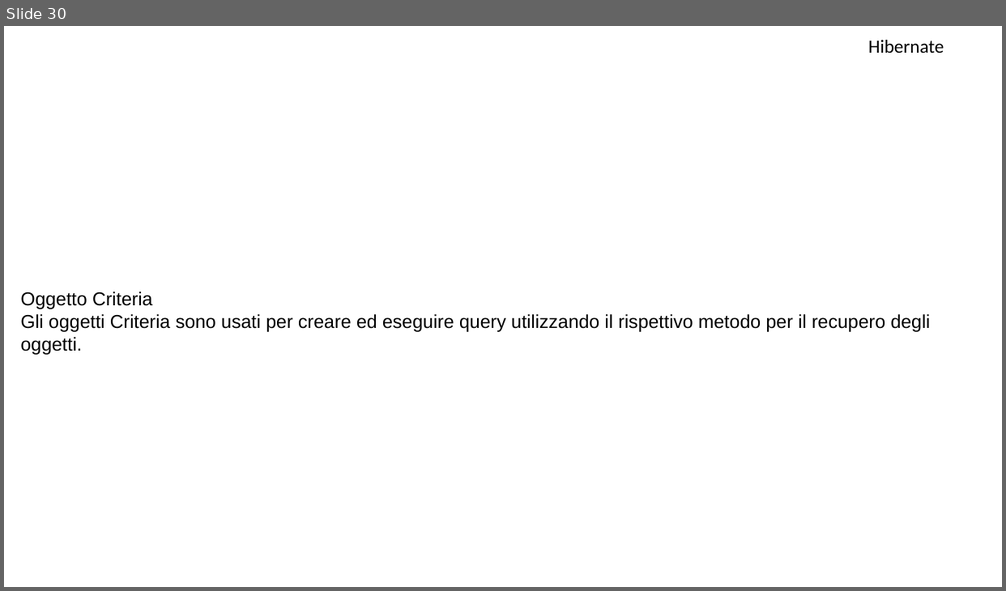
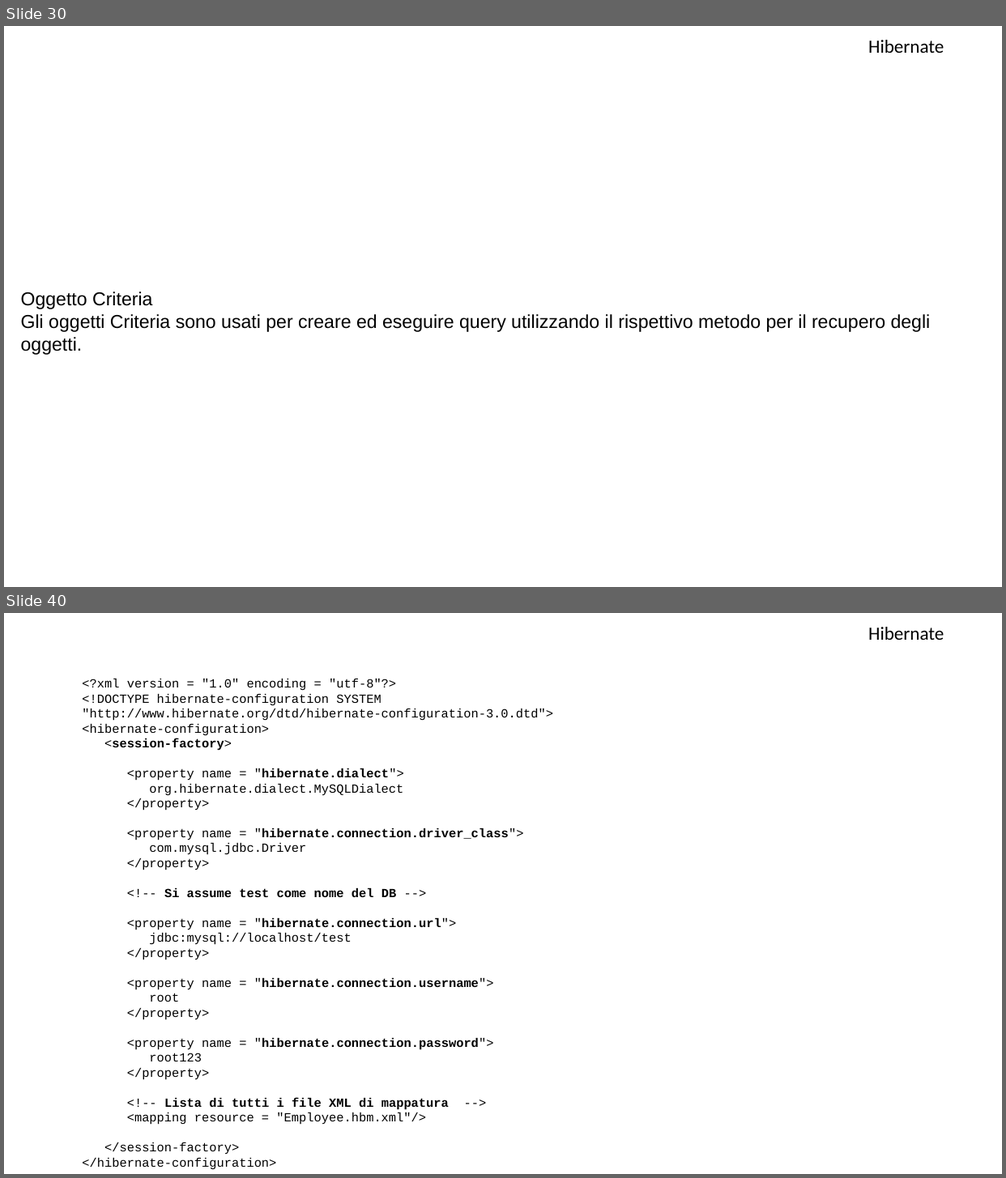
Before and after one commit to MarioMoro/Corso-Java-2019, a slide deck: Hibernate.pptx. Shown one above the other, each under a label of ours: slide 30 before the commit, slides 30 and 40 after it; the slides between them are not shown. The pictures are 1006x591 and 1006x1178 pixels, drawn with LibreOffice and Linux fonts; fonts in the diff are those of the drawing; background and template pictures are left out. Boxes give left, top, right and bottom in pixels: in the first picture for what was removed or moved away, otherwise in the second. Text is boxed around its words. In the diff, an @@ line names an element or a change of style, - is before the commit and + after.

```diff
--- a/Hibernate.pptx
+++ b/Hibernate.pptx
@@ slide 40 added at (x1=4, y1=613, x2=1002, y2=1174), background picture (left out) @@
@@ text added at (x1=868, y1=627, x2=944, y2=640), 18 pt, text #000000 @@
+Hibernate
@@ text added at (x1=82, y1=679, x2=553, y2=1169), 12 pt, text #000000 @@
+<?xml version = "1.0" encoding = "utf-8"?>
+<!DOCTYPE hibernate-configuration SYSTEM
+"http://www.hibernate.org/dtd/hibernate-configuration-3.0.dtd">
+<hibernate-configuration>
+<session-factory>
+<property name = "hibernate.dialect">
+org.hibernate.dialect.MySQLDialect
+</property>
+<property name = "hibernate.connection.driver_class">
+com.mysql.jdbc.Driver
+</property>
+<!-- Si assume test come nome del DB -->
+<property name = "hibernate.connection.url">
+jdbc:mysql://localhost/test
+</property>
+<property name = "hibernate.connection.username">
+root
+</property>
+<property name = "hibernate.connection.password">
+root123
+</property>
+<!-- Lista di tutti i file XML di mappatura -->
+<mapping resource = "Employee.hbm.xml"/>
+</session-factory>
+</hibernate-configuration>
```
Also in this commit, not shown: 2 slides changed, 26 other slides added, 5 other files.
